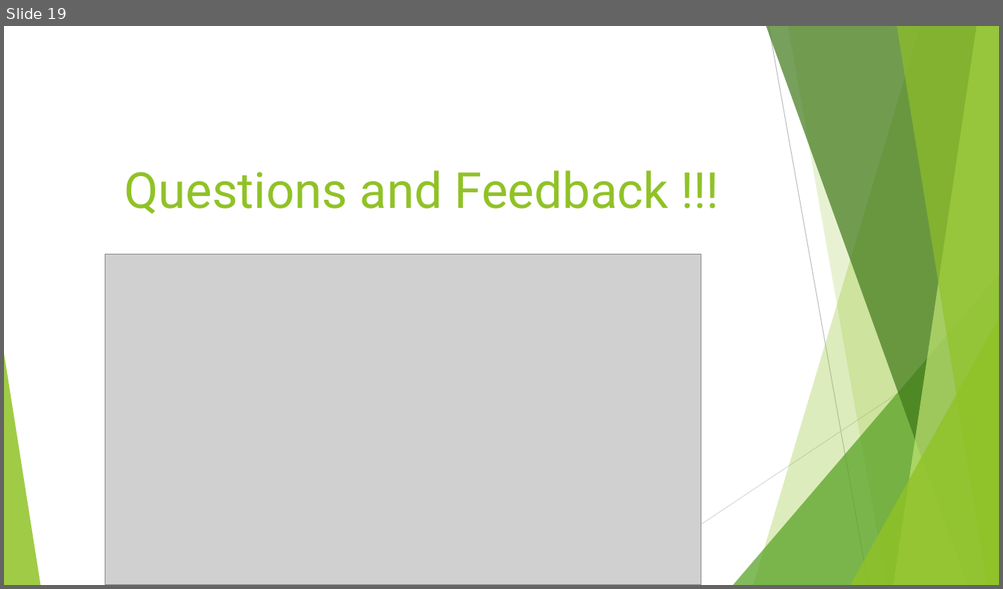
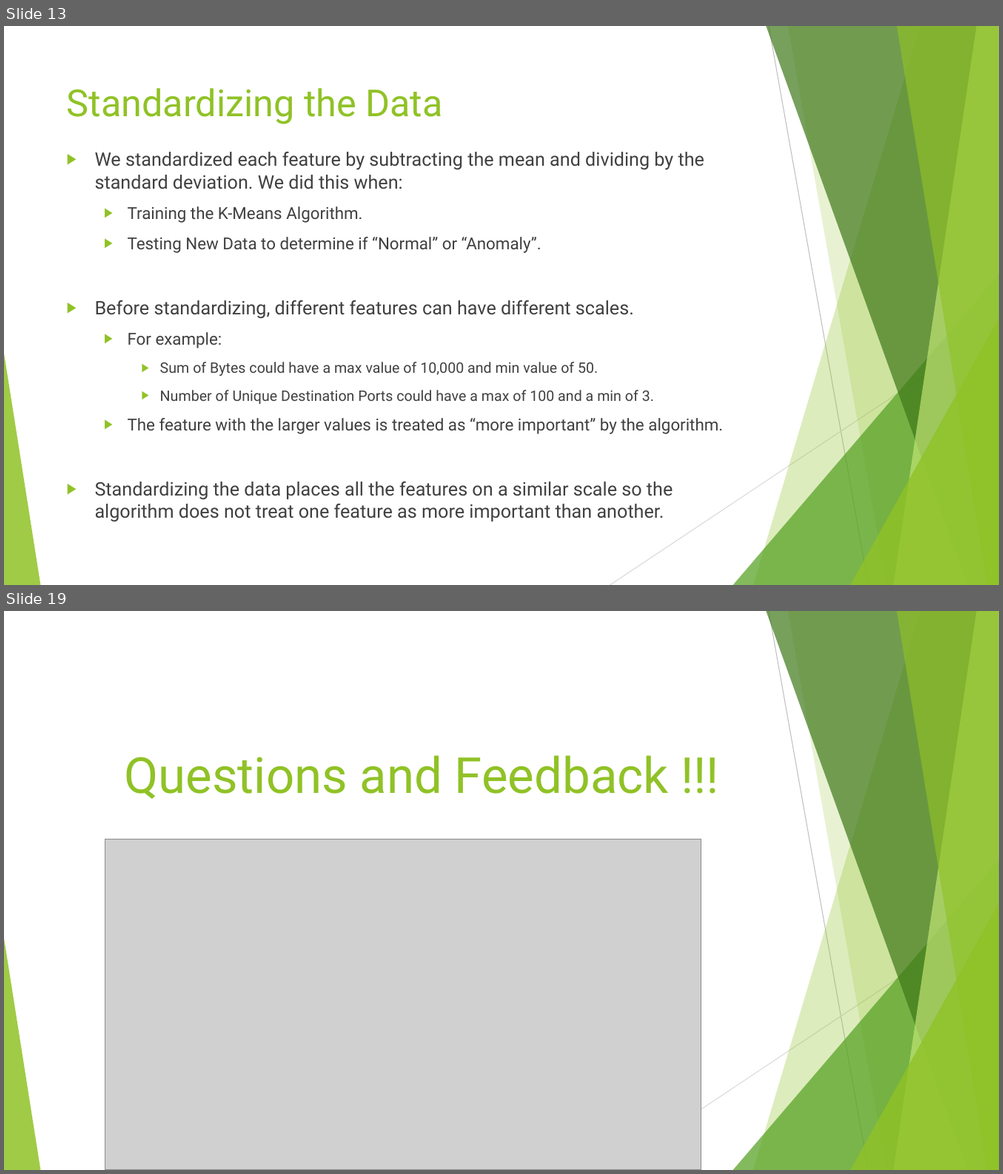
Before and after one commit to blynotes/CS6301_SDN, a slide deck: project_ppt.pptx. Shown one above the other, each under a label of ours: slide 19 before the commit, slides 13 and 19 after it; the slides between them are not shown. The pictures are 1003x589 and 1003x1174 pixels, drawn with LibreOffice and Linux fonts; fonts in the diff are those of the drawing; grey boxes stand for pictures. Boxes give left, top, right and bottom in pixels: in the first picture for what was removed or moved away, otherwise in the second. Text is boxed around its words. In the diff, an @@ line names an element or a change of style, - is before the commit and + after.

```diff
--- a/project_ppt.pptx
+++ b/project_ppt.pptx
@@ slide 13 added at (4,26,999,585), background #FFFFFF; not listed: 10 template elements that a slide beside it also shows @@
@@ title added at (67,88,443,124), 36 pt, text #90C226 @@
+Standardizing the Data
@@ text added at (95,152,723,523), 18 pt, text #404040 @@
+▶ We standardized each feature by subtracting the mean and dividing by the standard deviation. We did this when:
+  ▶ Training the K-Means Algorithm.
+  ▶ Testing New Data to determine if “Normal” or “Anomaly”.
+▶ Before standardizing, different features can have different scales.
+  ▶ For example:
+    ▶ Sum of Bytes could have a max value of 10,000 and min value of 50.
+    ▶ Number of Unique Destination Ports could have a max of 100 and a min of 3.
+  ▶ The feature with the larger values is treated as “more important” by the algorithm.
+▶ Standardizing the data places all the features on a similar scale so the algorithm does not treat one feature as more important than another.
```
Also in this commit, not shown: 7 slides changed, 15 other slides added, 11 slides removed.
